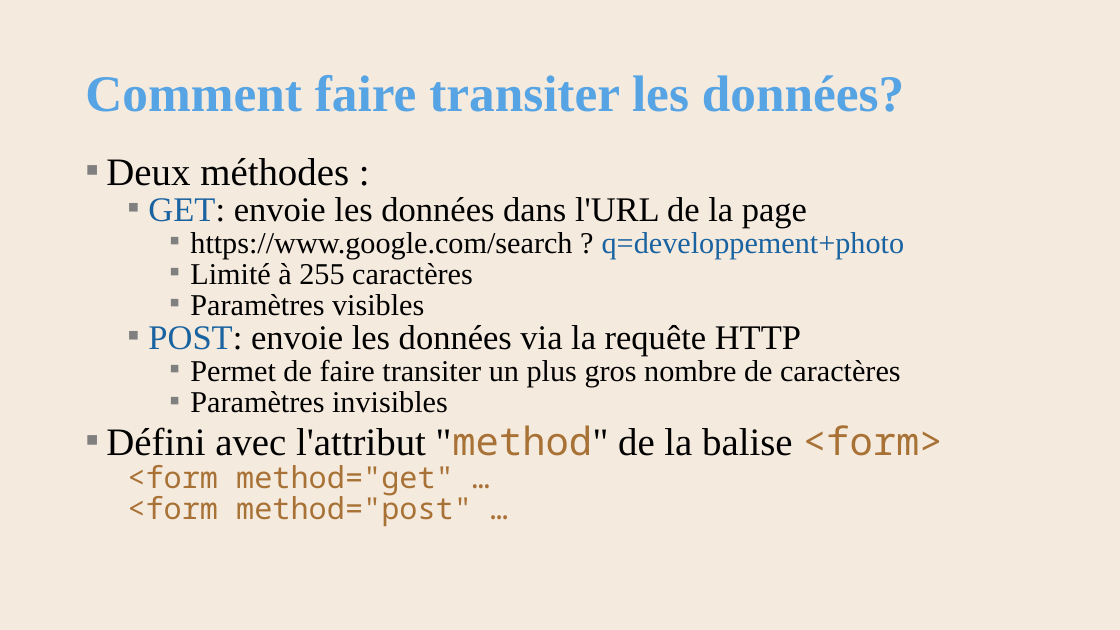
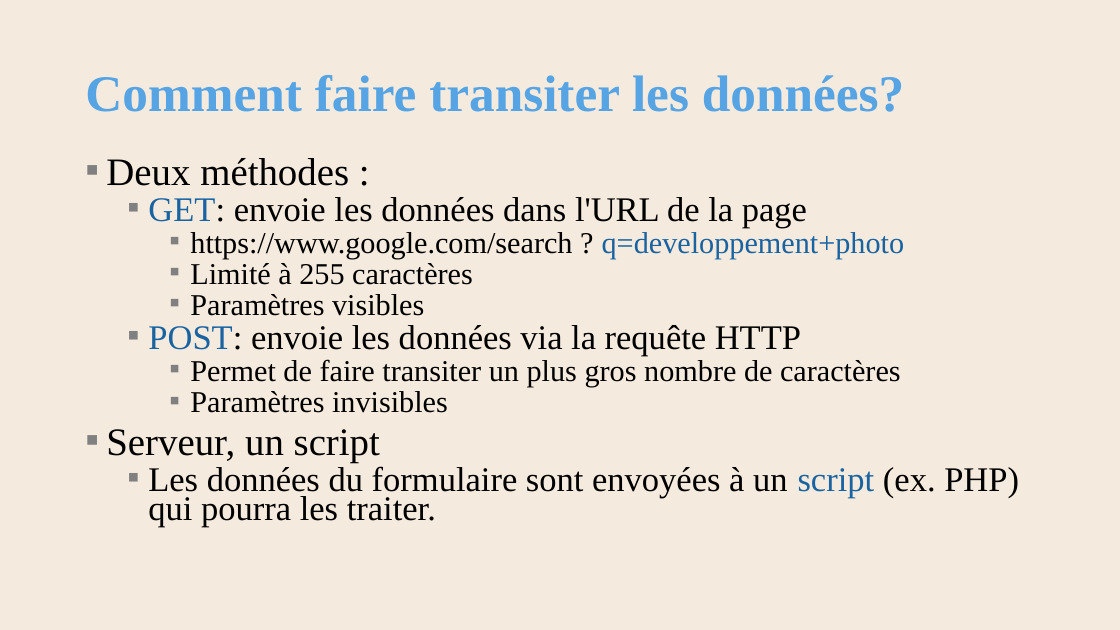
Before and after one commit to AlainWafflard/4IPW3, a slide deck: slide 8 of syllabus/22_traitement_formulaire/syllabus_22_php_form.pptx. Drawn at 1120x630 pixels with LibreOffice and Linux fonts; fonts in the diff are those of the drawing; background and template pictures are left out. Boxes give left, top, right and bottom in pixels: in the first picture for what was removed or moved away, otherwise in the second. Text is boxed around its words. In the diff, an @@ line names an element or a change of style, - is before the commit and + after.

```diff
--- a/syllabus/22_traitement_formulaire/syllabus_22_php_form.pptx
+++ b/syllabus/22_traitement_formulaire/syllabus_22_php_form.pptx
@@ text at (106,429,1019,526): text changed; size 33.3 to 29.6 pt; font Noto Sans Mono to Times New Roman; text colour #A87236 to #000000 @@
-▪ Défini avec l'attribut "method" de la balise <form>
-  <form method="get" …
-  <form method="post" …
+▪ Serveur, un script
+  ▪ Les données du formulaire sont envoyées à un script (ex. PHP) qui pourra les traiter.
```
Also in this commit, not shown: 2 other slides changed, 1 slide added, 1 slide removed, 13 other files.
